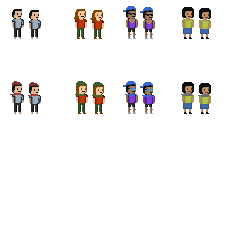
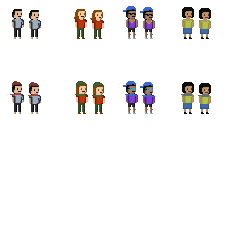
Layered file, before and after one edit (250 x 250). Changes by layer:
painted on "Idle 2 copy 2" over [126, 94, 138, 102]
